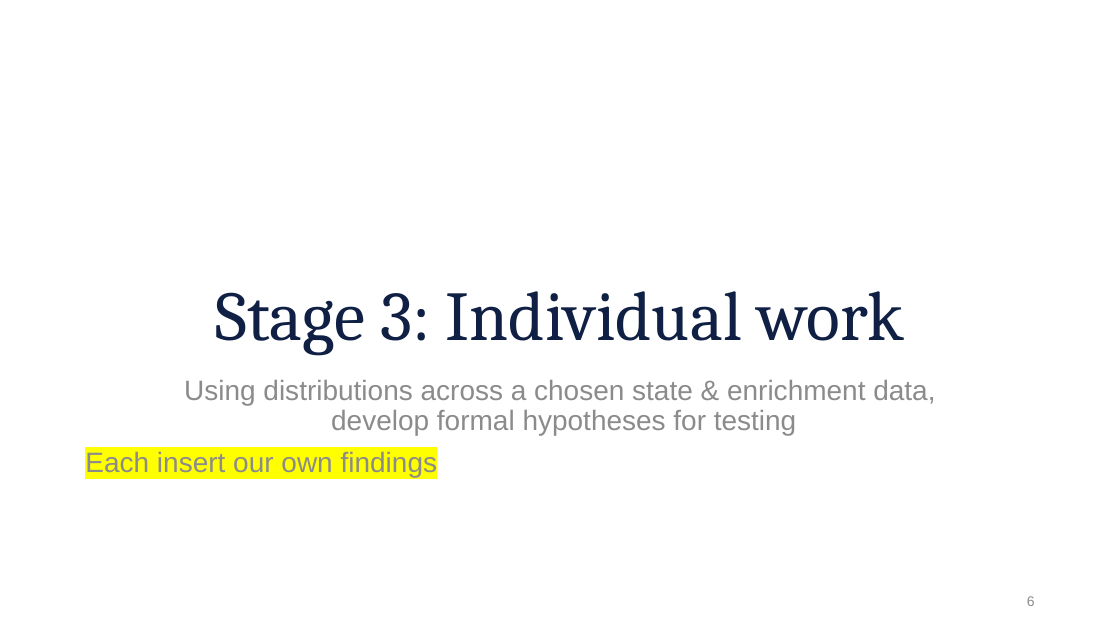
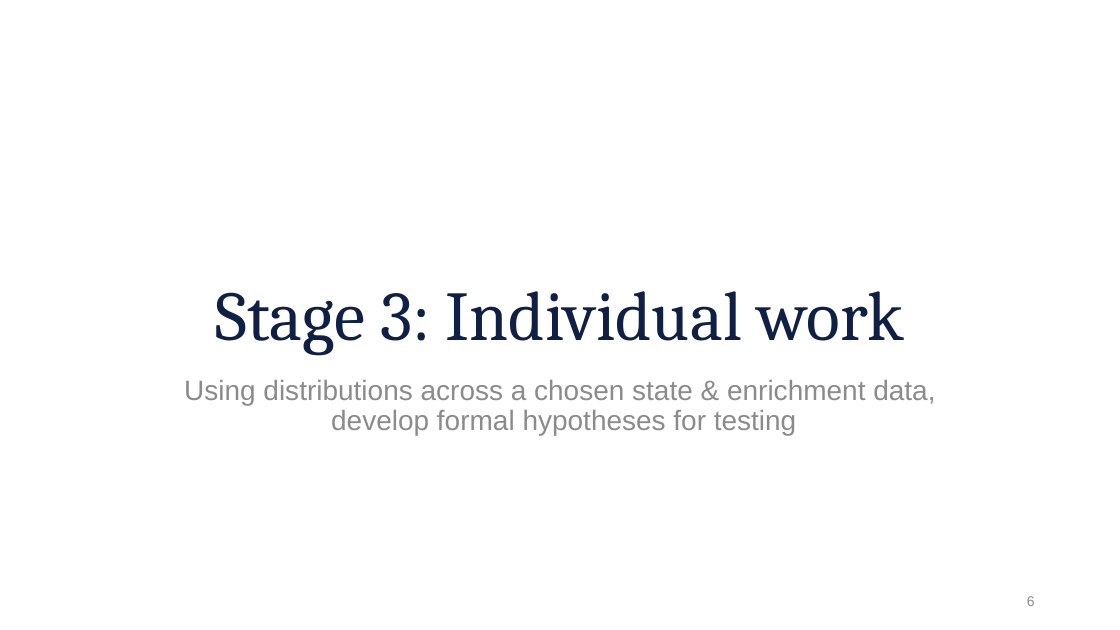
Before and after one commit to aiwayemi/Group-1, a slide deck: slide 6 of ProjPresentation.pptx. Drawn at 1120x630 pixels with LibreOffice and Linux fonts; fonts in the diff are those of the drawing; background and template pictures are left out. Boxes give left, top, right and bottom in pixels: in the first picture for what was removed or moved away, otherwise in the second. Text is boxed around its words. In the diff, an @@ line names an element or a change of style, - is before the commit and + after.

```diff
--- a/ProjPresentation.pptx
+++ b/ProjPresentation.pptx
@@ text at bbox=[85, 451, 437, 477]: paragraph removed @@
-Each insert our own findings
```
Also in this commit, not shown: 6 other slides changed, 1 slide removed.
